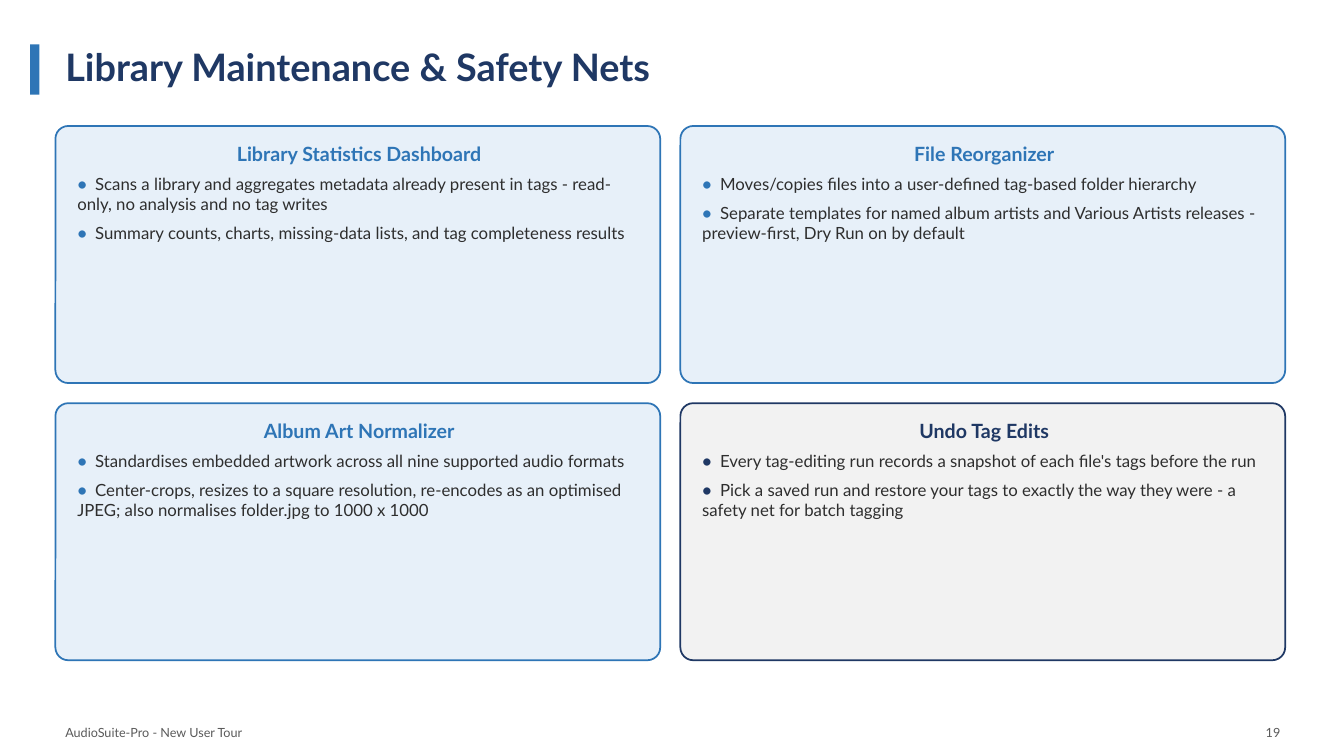
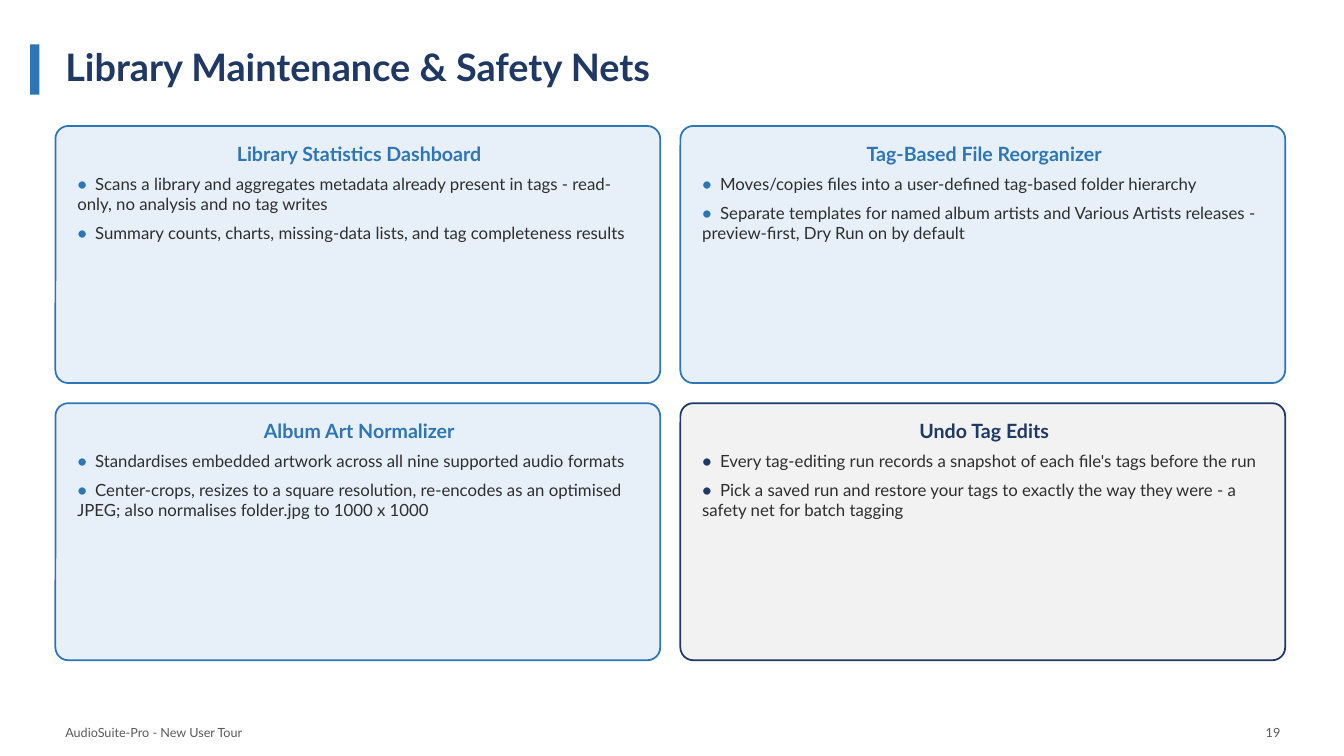
Before and after one commit to wilte01/AudioSuite-Pro, a slide deck: slide 19 of user_guides/suite_overview/AudioSuite-Pro_New_User_Presentation.pptx. Drawn at 1344x756 pixels with LibreOffice and Linux fonts; fonts in the diff are those of the drawing. Boxes give left, top, right and bottom in pixels: in the first picture for what was removed or moved away, otherwise in the second. Text is boxed around its words. In the diff, an @@ line names an element or a change of style, - is before the commit and + after.

```diff
--- a/user_guides/suite_overview/AudioSuite-Pro_New_User_Presentation.pptx
+++ b/user_guides/suite_overview/AudioSuite-Pro_New_User_Presentation.pptx
@@ text in rounded rectangle at <box>867,146,1102,165</box>: text changed @@
-File Reorganizer
+Tag-Based File Reorganizer
```
Also in this commit, not shown: 17 other files.
